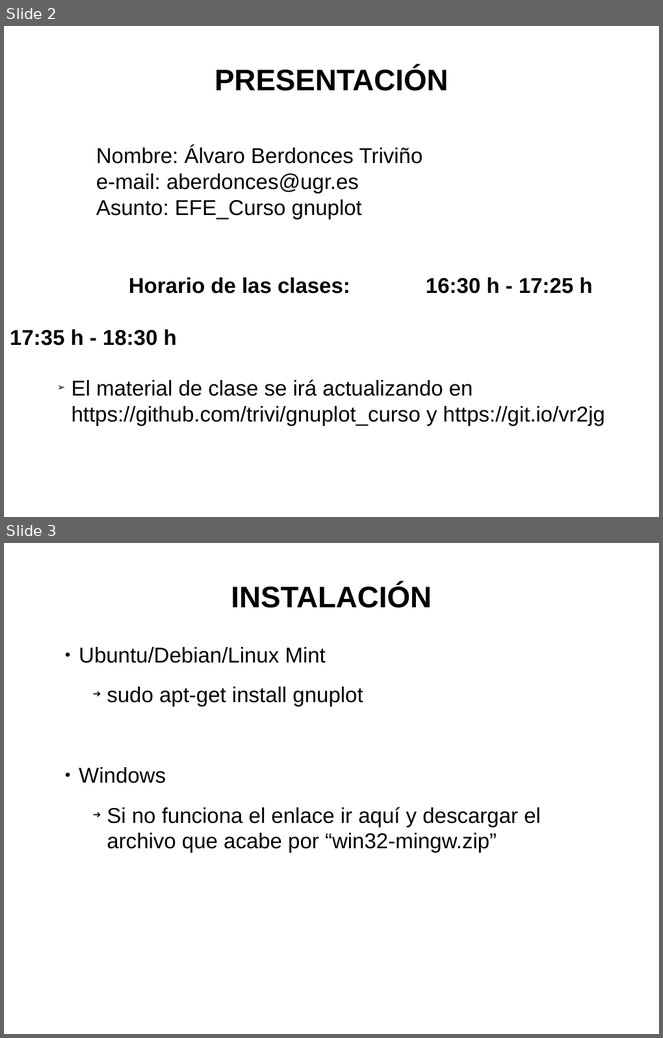
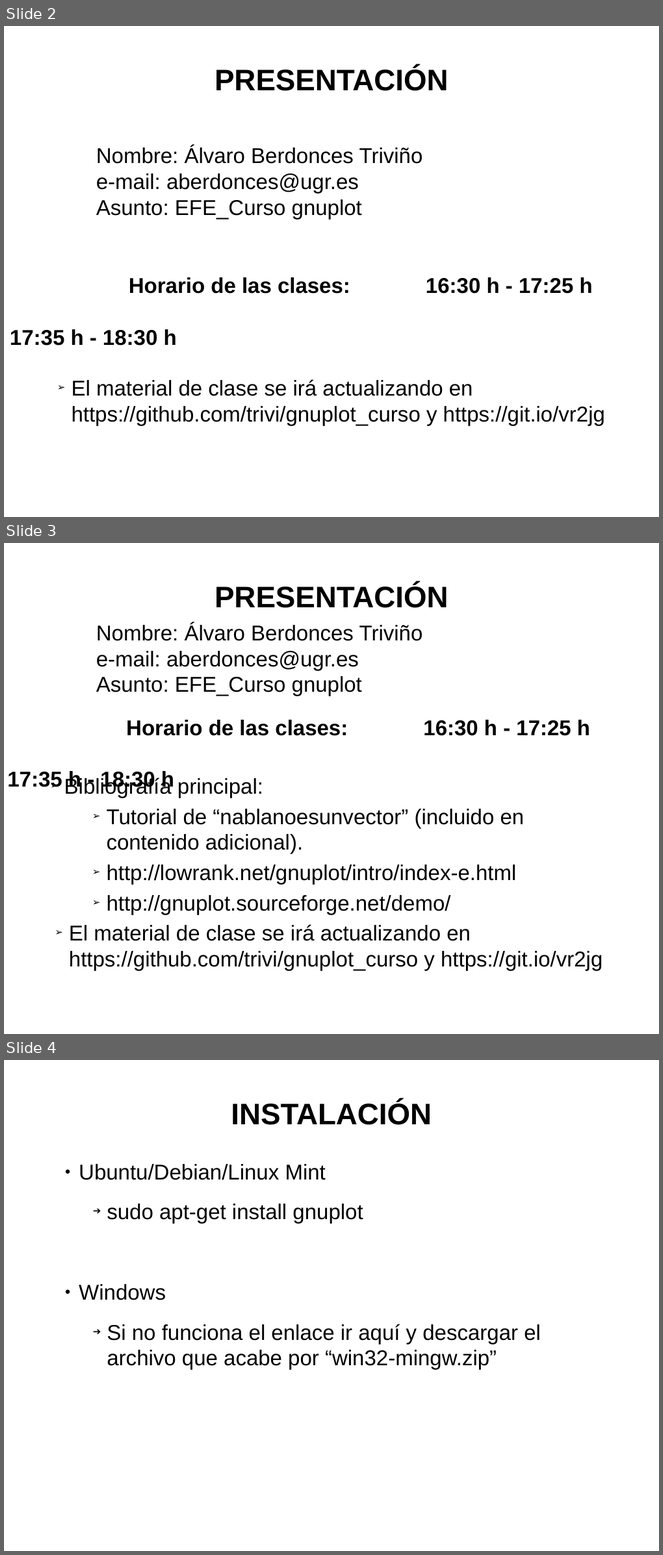
Before and after one commit to trivi/gnuplot_curso, a slide deck: Presentación.odp. Shown one above the other, each under a label of ours: slides 2 and 3 before the commit, slides 2, 3 and 4 after it. The pictures are 663x1038 and 663x1555 pixels, drawn with LibreOffice and Linux fonts; fonts in the diff are those of the drawing. Boxes give left, top, right and bottom in pixels: in the first picture for what was removed or moved away, otherwise in the second. Text is boxed around its words. In the diff, an @@ line names an element or a change of style, - is before the commit and + after.

Commit message:
Corregidos errores, reorganizado el curso y mejorado la presentación

```diff
--- a/Presentación.odp
+++ b/Presentación.odp
@@ slide 3 added at (4,543,659,1034), background #FFFFFF @@
@@ title added at (215,584,449,608), 36 pt, text #000000, bold @@
+PRESENTACIÓN
@@ subtitle added at (96,624,423,696), 26 pt, text #000000 @@
+Nombre: Álvaro Berdonces Triviño
+e-mail: aberdonces@ugr.es
+Asunto: EFE_Curso gnuplot
@@ text added at (7,720,590,791), 26 pt, text #000000, bold @@
+Horario de las clases: 16:30 h - 17:25 h
+17:35 h - 18:30 h
@@ text added at (64,776,525,915), 26 pt, text #000000 @@
+    ➢ Bibliografía principal:
+          ➢ Tutorial de “nablanoesunvector” (incluido en contenido adicional).
+          ➢ http://lowrank.net/gnuplot/intro/index-e.html
+          ➢ http://gnuplot.sourceforge.net/demo/
@@ text added at (69,925,603,971), 26 pt, text #000000 @@
+    ➢ El material de clase se irá actualizando en https://github.com/trivi/gnuplot_curso y https://git.io/vr2jg
@@ what was slide 3 is now slide 4 @@
```
Also in this commit, not shown: 1 other slide added, 16 other files.
